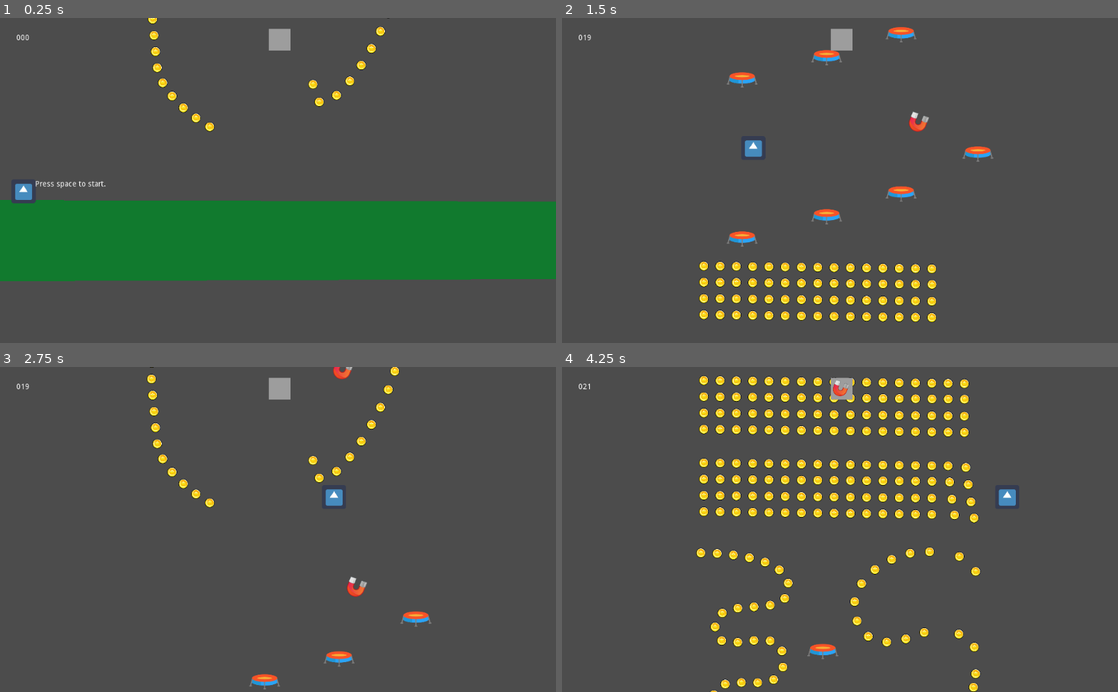
Above: before the commit, frames 1-4 (two rows, left to right).
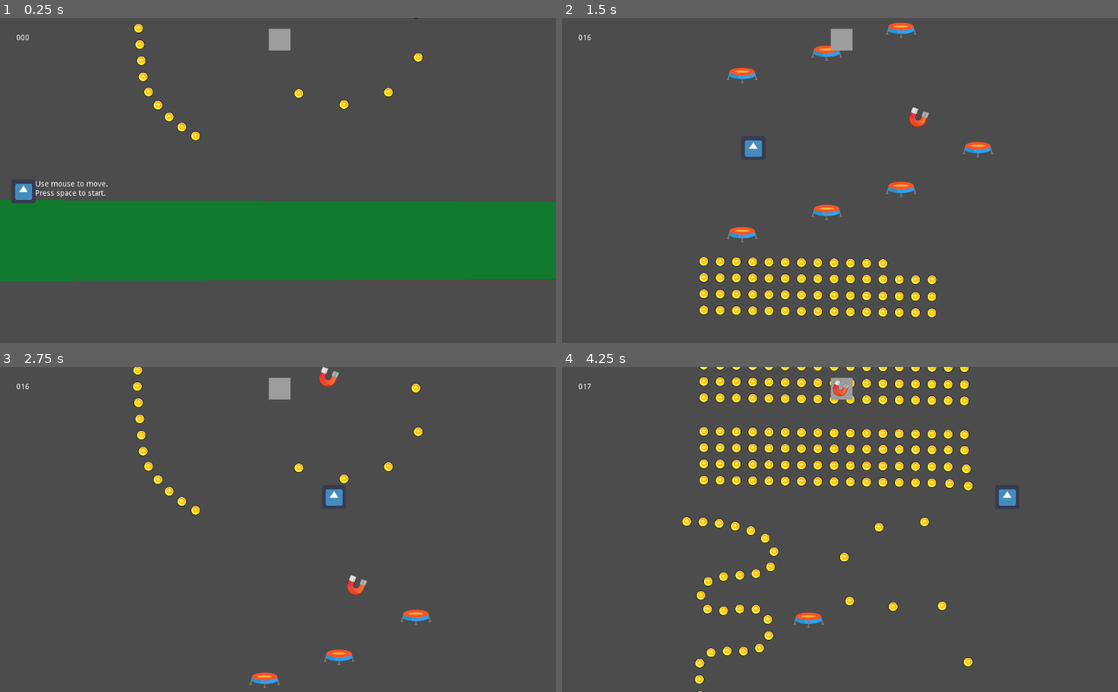
Above: after the commit, the same moments.

Repository: t-karcher/Mega_Jump
Game: Godot game, scene res://World.tscn
Two runs of this game, one before a commit and one after it. Both use one fixed random seed, a clock stepped at 60 frames per second and the inputs below. The engine's default icon, where the game draws it, is replaced by a stand-in: a white triangle on a blue panel in a dark square.
Inputs (mouse positions are in pixels of both pictures, inside the frame that each line leads up to):
- Up to frame 1 (0.25 s): no input
- Up to frame 2 (1.5 s): tap Space (ui_select) at 0.5, 0.77 s; move the mouse to (962, 164) at 0.52 s; move the mouse to (728, 196) at 1.27 s
- Up to frame 3 (2.75 s): tap Space (ui_select) at 1.52 s; move the mouse to (333, 458) at 2.02 s
- Up to frame 4 (4.25 s): move the mouse to (812, 594) at 2.77 s; tap Space (ui_select) at 3.02, 3.77 s; move the mouse to (1006, 578) at 3.52 s

The runs differ from the first frame. In frame 1, 1.4% of the frame differs, in the area x 6-77%, y 0-56%; in frame 2, 5.3%; in frame 3, 2.1%; in frame 4, 9.5%, in the area x 3-76%, y 0-100%.

Commit message:
minor improvements

Diff:
--- a/Segments/CurlyChains.tscn
+++ b/Segments/CurlyChains.tscn
@@ -14,7 +14,7 @@
 [sub_resource type="Curve2D" id=2]
 resource_local_to_scene = true
 _data = {
-"points": PoolVector2Array( -2.37842, -121.299, 2.37842, 121.299, 69.49, 182.233, 2.37849, 114.164, -2.37849, -114.164,  …(164 unchanged characters)…
+"points": PoolVector2Array( -142.386, -64.7305, 142.386, 64.7305, 69.49, 182.233, 2.82843, 73.5391, -2.82843, -73.5391, 298.593, 69.0964, 2.37849, 114.164, -2.37849, -114.164,  …(164 unchanged characters)…
 }
 
 [node name="Segment" type="Node2D"]
@@ -27,11 +27,11 @@
 [node name="CoinChain2" parent="." instance=ExtResource( 1 )]
 position = Vector2( 257.229, 301.724 )
 curve = SubResource( 2 )
-coin_interval = 36
+coin_interval = 86
 coin_type = "Ruby"
 
 [node name="LowerRightCorner" type="Position2D" parent="."]
-position = Vector2( 524.409, 661.526 )
+position = Vector2( 576.735, 644.556 )
 
 [node name="Trampoline" parent="." instance=ExtResource( 3 )]
 position = Vector2( 230.552, 224.313 )
--- a/World.tscn
+++ b/World.tscn
@@ -14,11 +14,12 @@
 color = Color( 0.0705882, 0.482353, 0.184314, 1 )
 polygon = PoolVector2Array( 513.395, 39.0022, 514.809, 181.838, -514.738, 186.08, -513.324, 36.1738 )
 
-[node name="PressSpaceToStart" type="Label" parent="Level/Ground"]
+[node name="QuickStartGuide" type="Label" parent="Level/Ground"]
 margin_left = -447.0
 margin_right = -296.0
 margin_bottom = 14.0
-text = "Press space to start."
+text = "Use mouse to move.
+Press space to start."
 __meta__ = {
 "_edit_use_anchors_": false
 }
Binary file added: Segments/Rocket/rocket.png
Not shown, added: Segments/Rocket/rocket.png.import
